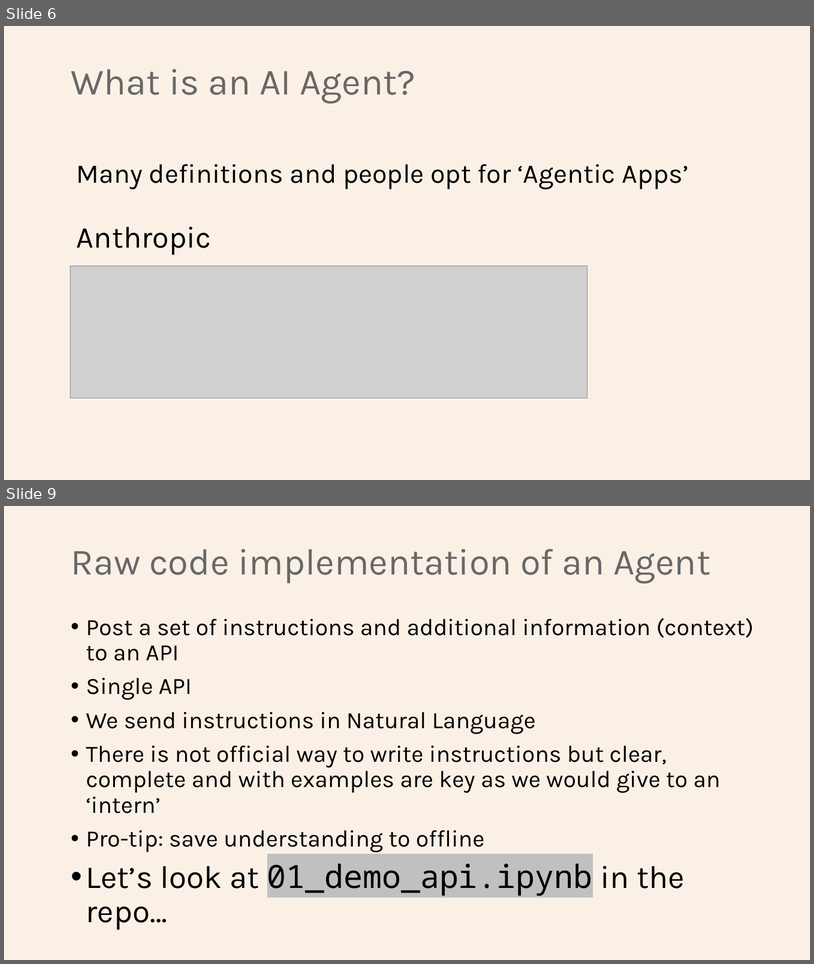
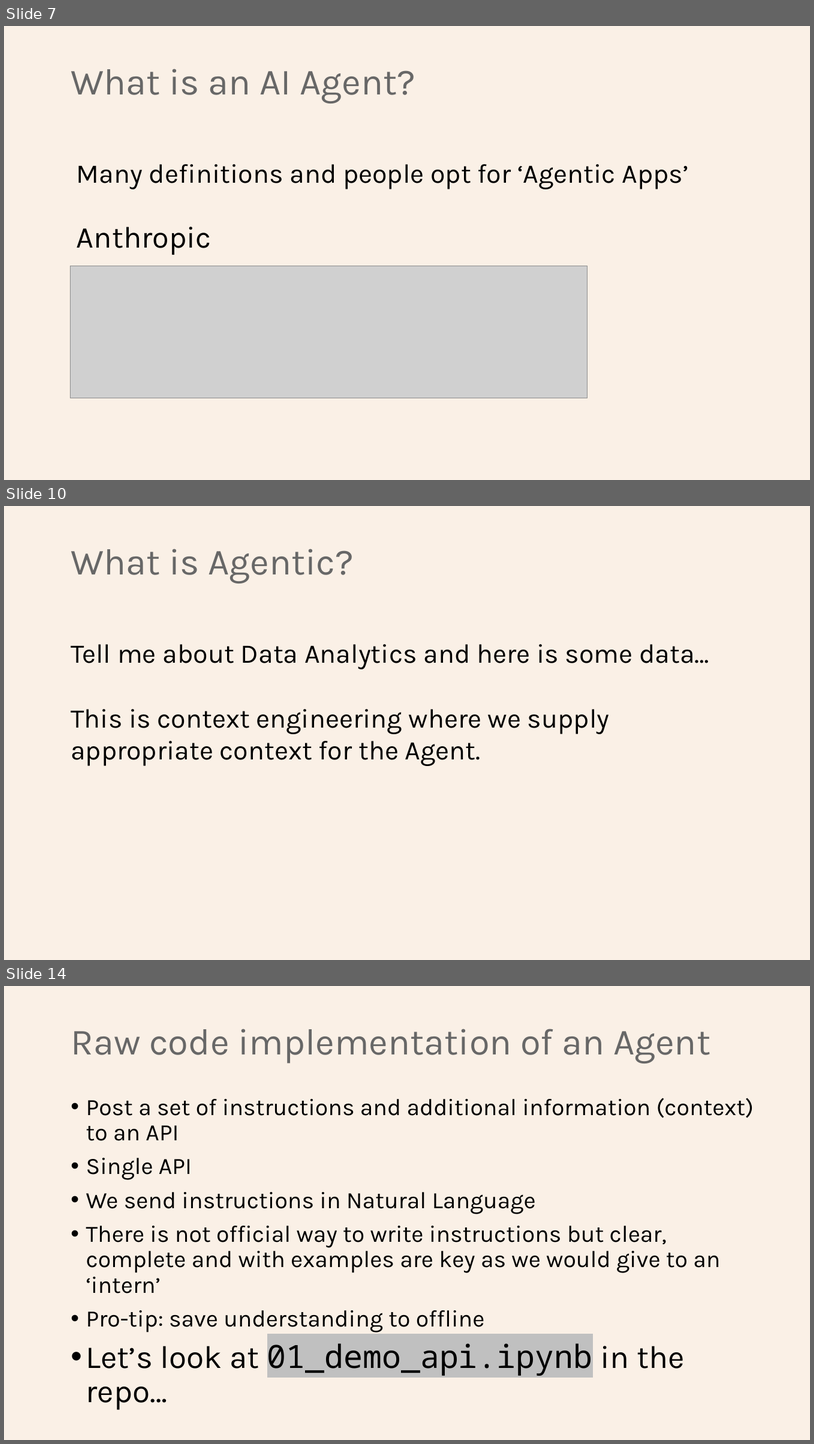
Before and after one commit to Python-Test-Engineer/earl2025, a slide deck: AI_Agents_in_the_Data_Pipeline.pptx. Shown one above the other, each under a label of ours: slides 6 and 9 before the commit, slides 7, 10 and 14 after it; the slides between them are not shown. The pictures are 814x964 and 814x1444 pixels, drawn with LibreOffice and Linux fonts; fonts in the diff are those of the drawing; grey boxes stand for pictures. Boxes give left, top, right and bottom in pixels: in the first picture for what was removed or moved away, otherwise in the second. Text is boxed around its words. In the diff, an @@ line names an element or a change of style, - is before the commit and + after.

```diff
--- a/AI_Agents_in_the_Data_Pipeline.pptx
+++ b/AI_Agents_in_the_Data_Pipeline.pptx
@@ slide 10 added at <box>4,506,810,960</box>, background #FAF0E6 @@
@@ title added at <box>71,549,354,583</box>, 44 pt, text #676767 @@
+What is Agentic?
@@ text added at <box>71,644,710,766</box>, 32 pt, text #000000 @@
+Tell me about Data Analytics and here is some data…
+This is context engineering where we supply appropriate context for the Agent.
@@ what was slide 6 is now slide 7 @@
@@ what was slide 9 is now slide 14 @@
```
Also in this commit, not shown: 1 slide changed, 5 other slides added, 1 slide removed, 6 other files.
